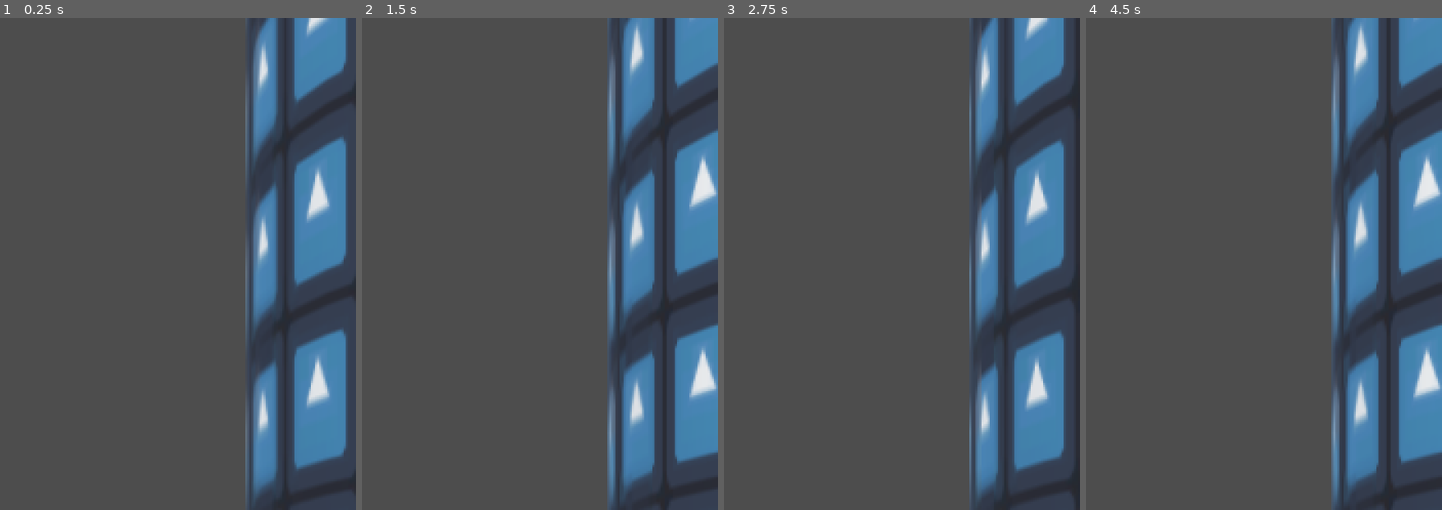
Above: before the commit, frames 1-4 (left to right).
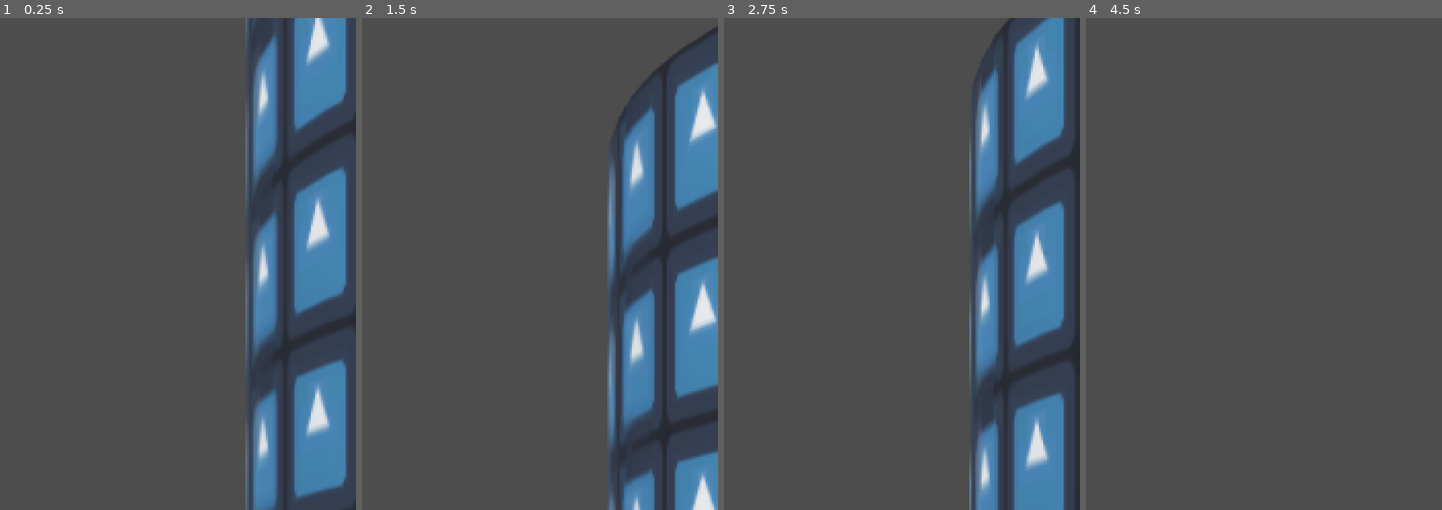
Above: after the commit, the same moments.

Repository: gracedes/tower-platformer
Game: Godot game, scene res://scenes/test.tscn
The game is run twice, just before and just after one commit, with the same random seed, the same clock (stepped at 60 frames per second) and the same inputs. The engine's default icon, where the game draws it, is replaced by a stand-in: a white triangle on a blue panel in a dark square.
Inputs:
- Up to frame 1 (0.25 s): no input
- Up to frame 2 (1.5 s): tap Enter at 0.5 s; hold D (right) 0.53-1.28 s; tap Space (jump, bound only after the commit) at 0.6, 0.77, 1.07, 1.35 s; hold A (left) from 1.28 s (still down)
- Up to frame 3 (2.75 s): tap Space (jump, bound only after the commit) at 1.52, 1.82, 2.1 s; release A (left) at 2.03 s; hold D (right) from 2.03 s (still down)
- Up to frame 4 (4.5 s): tap Space (jump, bound only after the commit) at 2.85, 3.02, 3.32, 3.6, 3.77, 4.07, 4.35 s; release D (right) at 3.53 s; hold A (left) from 3.53 s (still down)

The runs differ from the first frame. In frame 1, 12% of the frame differs, in the area x 68-100%, y 0-100%; in frame 2, 20%; in frame 3, 16%; in frame 4, 23%.

Commit message:
added jumping player and a camera to track them

Diff:
--- /dev/null
+++ b/camera/camera.gd
@@ -0,0 +1,7 @@
+extends Camera3D
+
+@onready var player = get_node("../Player")
+@export var SPEED = 5.0
+
+func _process(delta: float) -> void:
+	position.y = move_toward(position.y, player.position.y, SPEED)
--- /dev/null
+++ b/player/player.gd
@@ -0,0 +1,13 @@
+extends CharacterBody3D
+
+@export var JUMP_COEFF = 15.0
+@export var GRAVITY = -0.5
+
+func _physics_process(delta: float) -> void:
+	if Input.is_action_just_pressed("jump") and is_on_floor():
+		velocity.y = JUMP_COEFF
+	elif is_on_floor():
+		velocity.y = 0
+	else:
+		velocity.y += GRAVITY
+	move_and_slide()
--- /dev/null
+++ b/player/player.tscn
@@ -0,0 +1,22 @@
+[gd_scene format=3 uid="uid://chc55qt63276h"]
+
+[ext_resource type="Script" uid="uid://do7x3pn6ht33m" path="res://player/player.gd" id="1_oul6g"]
+
+[sub_resource type="CapsuleShape3D" id="CapsuleShape3D_kqu6x"]
+
+[sub_resource type="StandardMaterial3D" id="StandardMaterial3D_kqu6x"]
+albedo_color = Color(0.92941177, 0.5254902, 0.4745098, 1)
+
+[sub_resource type="CapsuleMesh" id="CapsuleMesh_oul6g"]
+material = SubResource("StandardMaterial3D_kqu6x")
+
+[node name="Player" type="CharacterBody3D" unique_id=1027099035]
+axis_lock_linear_x = true
+axis_lock_linear_z = true
+script = ExtResource("1_oul6g")
+
+[node name="CollisionShape3D" type="CollisionShape3D" parent="." unique_id=809882514]
+shape = SubResource("CapsuleShape3D_kqu6x")
+
+[node name="MeshInstance3D" type="MeshInstance3D" parent="." unique_id=208292435]
+mesh = SubResource("CapsuleMesh_oul6g")
--- a/project.godot
+++ b/project.godot
@@ -22,6 +22,10 @@
 window/stretch/mode="viewport"
 window/vsync/vsync_mode=0
 
+[global_group]
+
+floor=""
+
 [input]
 
 left={
@@ -36,6 +40,11 @@
 , Object(InputEventKey,"resource_local_to_scene":false,"resource_name":"","device":0,"window_id":0,"alt_pressed":false, …(185 unchanged characters)…
 ]
 }
+jump={
+"deadzone": 0.2,
+"events": [Object(InputEventKey,"resource_local_to_scene":false,"resource_name":"","device":-1,"window_id":0,"alt_pressed":false,"shift_pressed":false,"ctrl_pressed":false,"meta_pressed":false,"pressed":false,"keycode":0,"physical_keycode":32,"key_label":0,"unicode":32,"location":0,"echo":false,"script":null)
+]
+}
 
 [physics]
 
--- a/scenes/test.tscn
+++ b/scenes/test.tscn
@@ -2,8 +2,10 @@
 
 [ext_resource type="Script" uid="uid://xbg5ns06fw2w" path="res://stage/stage.gd" id="1_bl13t"]
 [ext_resource type="Material" uid="uid://j8bsdv5386ih" path="res://post-process/pp_h-blur.tres" id="3_74lek"]
+[ext_resource type="Script" uid="uid://byy3yg2on2xk7" path="res://camera/camera.gd" id="3_lpvoh"]
 [ext_resource type="CylinderMesh" uid="uid://c6oxilk1f21e4" path="res://placeholder.tres" id="4_74lek"]
 [ext_resource type="Material" uid="uid://c8e7ck31g8wbs" path="res://post-process/pp_dither-band.tres" id="4_j5jx5"]
+[ext_resource type="PackedScene" uid="uid://chc55qt63276h" path="res://player/player.tscn" id="5_j5jx5"]
 
 [sub_resource type="CylinderShape3D" id="CylinderShape3D_ppyta"]
 height = 15.0
@@ -64,11 +66,12 @@
 fov = 80.0
 size = 11.648
 far = 11.49
+script = ExtResource("3_lpvoh")
 
 [node name="DirectionalLight3D" type="DirectionalLight3D" parent="CanvasLayer/hband/SubViewport/dither/SubViewport" unique_id=975401242]
 transform = Transform3D(1, 0, 0, 0, 1, 0, 0, 0, 1, 0, 0, 6.887521)
 
-[node name="RigidBody3D" type="RigidBody3D" parent="CanvasLayer/hband/SubViewport/dither/SubViewport" unique_id=1880038651]
+[node name="Stage" type="RigidBody3D" parent="CanvasLayer/hband/SubViewport/dither/SubViewport" unique_id=1880038651]
 axis_lock_linear_x = true
 axis_lock_linear_y = true
 axis_lock_linear_z = true
@@ -78,38 +81,43 @@
 script = ExtResource("1_bl13t")
 ROTATE_SPEED = 0.75
 
-[node name="MainColumn" type="CollisionShape3D" parent="CanvasLayer/hband/SubViewport/dither/SubViewport/RigidBody3D" unique_id=1700223491]
+[node name="MainColumn" type="CollisionShape3D" parent="CanvasLayer/hband/SubViewport/dither/SubViewport/Stage" unique_id=1700223491]
 shape = SubResource("CylinderShape3D_ppyta")
+disabled = true
 debug_color = Color(0, 0.6, 0.69803923, 0.7137255)
 
-[node name="MeshInstance3D" type="MeshInstance3D" parent="CanvasLayer/hband/SubViewport/dither/SubViewport/RigidBody3D/MainColumn" unique_id=949578117]
+[node name="MeshInstance3D" type="MeshInstance3D" parent="CanvasLayer/hband/SubViewport/dither/SubViewport/Stage/MainColumn" unique_id=949578117]
 mesh = ExtResource("4_74lek")
 
-[node name="Platforms" type="CSGCylinder3D" parent="CanvasLayer/hband/SubViewport/dither/SubViewport/RigidBody3D" unique_id=50604316]
+[node name="Platforms" type="CSGCylinder3D" parent="CanvasLayer/hband/SubViewport/dither/SubViewport/Stage" unique_id=50604316]
 operation = 1
+use_collision = true
 radius = 5.0
-height = 1000.0
+height = 11.365
 sides = 24
 material = SubResource("StandardMaterial3D_74lek")
 
-[node name="CSGCombiner3D" type="CSGCombiner3D" parent="CanvasLayer/hband/SubViewport/dither/SubViewport/RigidBody3D/Platforms" unique_id=53614316]
+[node name="CSGCombiner3D" type="CSGCombiner3D" parent="CanvasLayer/hband/SubViewport/dither/SubViewport/Stage/Platforms" unique_id=53614316]
 operation = 1
 
-[node name="CSGBox3D" type="CSGBox3D" parent="CanvasLayer/hband/SubViewport/dither/SubViewport/RigidBody3D/Platforms/CSGCombiner3D" unique_id=316753007]
+[node name="CSGBox3D" type="CSGBox3D" parent="CanvasLayer/hband/SubViewport/dither/SubViewport/Stage/Platforms/CSGCombiner3D" unique_id=316753007]
 size = Vector3(2, 0.6, 12)
 material = SubResource("StandardMaterial3D_j5jx5")
 
-[node name="CSGBox3D2" type="CSGBox3D" parent="CanvasLayer/hband/SubViewport/dither/SubViewport/RigidBody3D/Platforms/CSGCombiner3D" unique_id=1270052357]
+[node name="CSGBox3D2" type="CSGBox3D" parent="CanvasLayer/hband/SubViewport/dither/SubViewport/Stage/Platforms/CSGCombiner3D" unique_id=1270052357]
 transform = Transform3D(-4.371139e-08, 0, 1, 0, 1, 0, -1, 0, -4.371139e-08, 0, 1.9057255, 0)
 size = Vector3(2, 0.6, 12)
 material = SubResource("StandardMaterial3D_j5jx5")
 
-[node name="CSGBox3D3" type="CSGBox3D" parent="CanvasLayer/hband/SubViewport/dither/SubViewport/RigidBody3D/Platforms/CSGCombiner3D" unique_id=1964110584]
+[node name="CSGBox3D3" type="CSGBox3D" parent="CanvasLayer/hband/SubViewport/dither/SubViewport/Stage/Platforms/CSGCombiner3D" unique_id=1964110584]
 transform = Transform3D(0.70710677, 0, 0.70710677, 0, 1, 0, -0.70710677, 0, 0.70710677, 0, 1.0125027, 0)
 size = Vector3(2, 0.6, 12)
 material = SubResource("StandardMaterial3D_j5jx5")
 
-[node name="CSGBox3D4" type="CSGBox3D" parent="CanvasLayer/hband/SubViewport/dither/SubViewport/RigidBody3D/Platforms/CSGCombiner3D" unique_id=1783222587]
+[node name="CSGBox3D4" type="CSGBox3D" parent="CanvasLayer/hband/SubViewport/dither/SubViewport/Stage/Platforms/CSGCombiner3D" unique_id=1783222587]
 transform = Transform3D(-0.70710677, 0, 0.70710677, 0, 1, 0, -0.70710677, 0, -0.70710677, 0, 1.9057255, 0)
 size = Vector3(2, 0.6, 12)
 material = SubResource("StandardMaterial3D_j5jx5")
+
+[node name="Player" parent="CanvasLayer/hband/SubViewport/dither/SubViewport" unique_id=1027099035 instance=ExtResource("5_j5jx5")]
+transform = Transform3D(1, 0, 0, 0, 1, 0, 0, 0, 1, 0, 1.4941373, 4.1684904)
Not shown, added: camera/camera.gd.uid
Not shown, added: player/player.gd.uid
